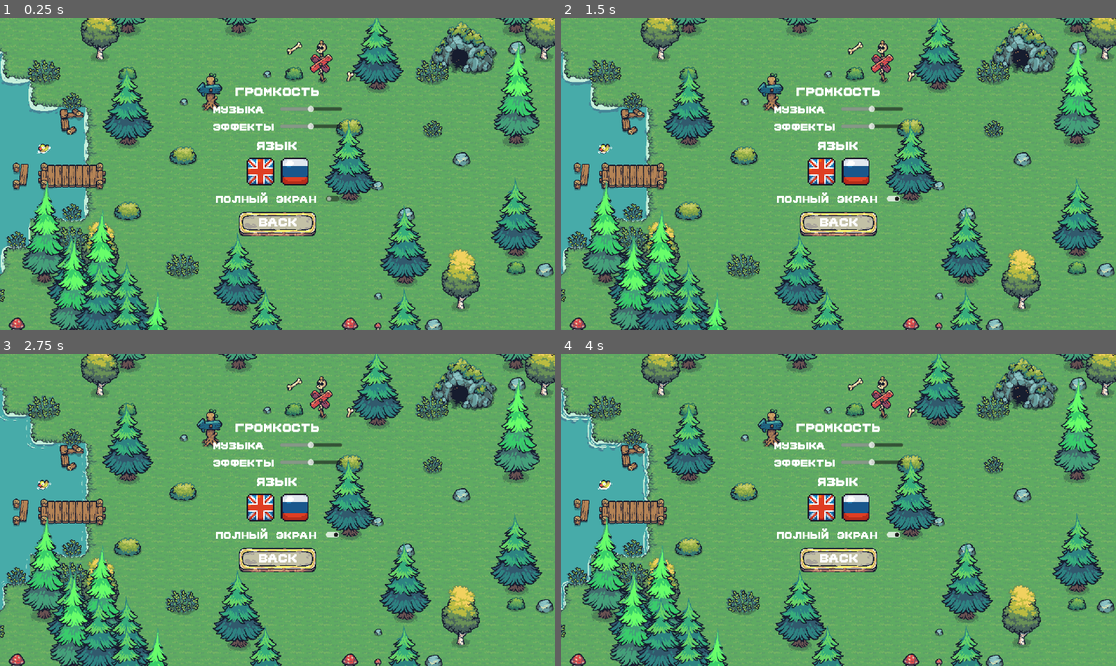
Above: before the commit, frames 1-4 (two rows, left to right).
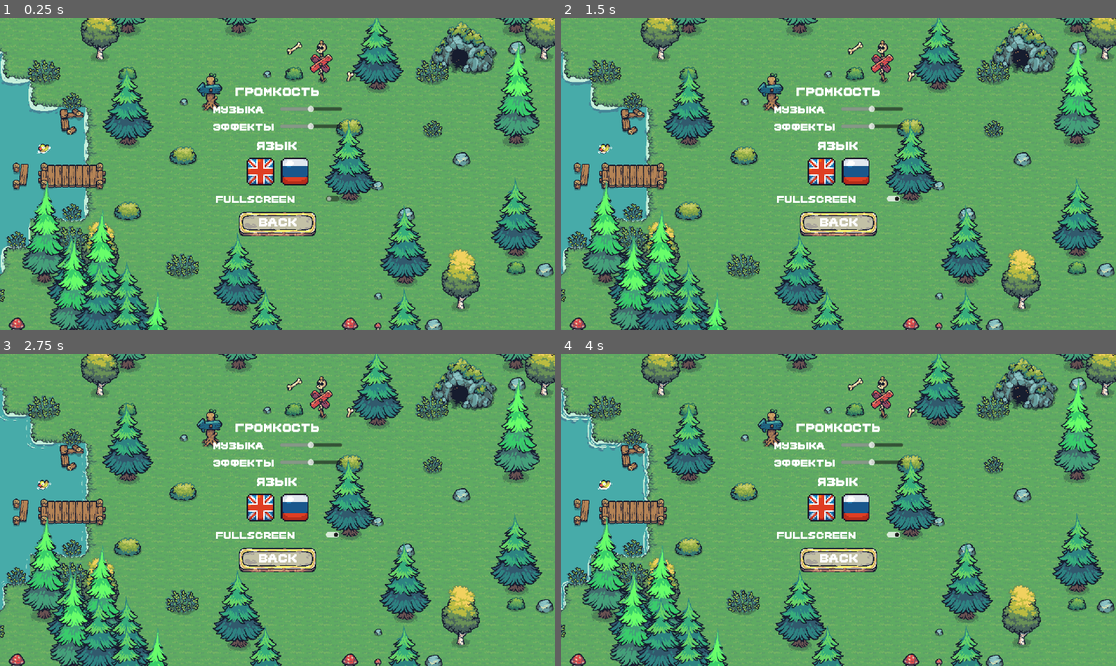
Above: after the commit, the same moments.

Repository: darkicestormteam/Fgame
Game: Godot game, scene res://scenes/mainmenu.tscn
The game is run twice, just before and just after one commit, with the same random seed, the same clock (stepped at 60 frames per second) and the same inputs.
Inputs:
- Up to frame 1 (0.25 s): no input
- Up to frame 2 (1.5 s): click "Полный экран" (after the commit: "Fullscreen") at 0.5 s; hold D (move_right) from 1.28 s (still down)
- Up to frame 3 (2.75 s): release D (move_right) at 2.03 s; hold S (move_down) from 2.03 s (still down)
- Up to frame 4 (4 s): release S (move_down) at 2.78 s; hold D (move_right) 2.78-3.53 s; hold W (move_up) from 3.53 s (still down)

The runs differ from the first frame. In frame 1, 0.2% of the frame differs, in the area x 39-57%, y 55-60%; in frame 2, 0.2%; in frame 3, 0.2%; in frame 4, 0.2%.

Commit message:
update branch

Diff:
--- a/Locales/locales.csv
+++ b/Locales/locales.csv
@@ -10,3 +10,4 @@
 lbl_sfx,SFX,Эффекты
 lbl_language,Language,язык
 btn_back,Back,назад
+btn_fullscreen,Fullscreen,Полный экран
--- a/scenes/TimerGame.tscn
+++ b/scenes/TimerGame.tscn
@@ -1,6 +1,7 @@
-[gd_scene load_steps=2 format=3 uid="uid://d15dwj5s4a5gl"]
+[gd_scene load_steps=3 format=3 uid="uid://d15dwj5s4a5gl"]
 
 [ext_resource type="Script" uid="uid://d32m1g2dcmh6v" path="res://script/timer_game.gd" id="1_j78np"]
+[ext_resource type="Script" uid="uid://811b10a95cd64a5fb6a2bc783f4667ec" path="res://script/localized_label.gd" id="40_localized"]
 
 [node name="HUD" type="CanvasLayer"]
 script = ExtResource("1_j78np")
@@ -11,6 +12,8 @@
 scale = Vector2(2, 2)
 pivot_offset = Vector2(-15, -15)
 text = "timer_label"
+script = ExtResource("40_localized")
+key = "timer_label"
 
 [node name="Timer" type="Timer" parent="."]
 autostart = true
--- a/scenes/game_over.tscn
+++ b/scenes/game_over.tscn
@@ -1,9 +1,10 @@
-[gd_scene load_steps=9 format=3 uid="uid://cjrjkoopyi22d"]
+[gd_scene load_steps=10 format=3 uid="uid://cjrjkoopyi22d"]
 
 [ext_resource type="Script" uid="uid://y0rtrumf0r6l" path="res://script/game_over.gd" id="1_xeevv"]
 [ext_resource type="Texture2D" uid="uid://clw1rp4vw1ldc" path="res://assets/Bunners/Ribbons/Ribbon_Blue_3Slides.png" id="2_wqhvx"]
 [ext_resource type="Texture2D" uid="uid://k8c3kmmnh1t4" path="res://Tiny Swords (Update 010)/UI/Buttons/Button_Red.png" id="3_racf3"]
 [ext_resource type="Texture2D" uid="uid://muocld532s2n" path="res://Tiny Swords (Update 010)/UI/Buttons/Button_Red_3Slides.png" id="4_7m3ot"]
+[ext_resource type="Script" uid="uid://811b10a95cd64a5fb6a2bc783f4667ec" path="res://script/localized_label.gd" id="40_localized"]
 
 [sub_resource type="TileSetAtlasSource" id="TileSetAtlasSource_tbwuq"]
 texture = ExtResource("2_wqhvx")
@@ -56,6 +57,8 @@
 theme_override_font_sizes/font_size = 120
 text = "game_over"
 horizontal_alignment = 1
+script = ExtResource("40_localized")
+key = "game_over"
 
 [node name="ResetGame" type="Button" parent="."]
 offset_left = 871.0
@@ -64,5 +67,7 @@
 offset_bottom = 746.0
 theme_override_font_sizes/font_size = 40
 text = "btn_reset"
+script = ExtResource("40_localized")
+key = "btn_reset"
 
 [connection signal="pressed" from="ResetGame" to="." method="_on_reset_game_pressed"]
--- a/scenes/mainmenu.tscn
+++ b/scenes/mainmenu.tscn
@@ -921,7 +921,9 @@
 theme_override_fonts/font = ExtResource("4_85riq")
 theme_override_font_sizes/font_size = 16
 theme_override_styles/focus = SubResource("StyleBoxEmpty_owq6t")
-text = "Полный экран"
+text = "btn_fullscreen"
+script = ExtResource("40_localized")
+key = "btn_fullscreen"
 
 [node name="Back" type="TextureButton" parent="MarginContainer2/VBoxContainer"]
 layout_mode = 2
--- a/script/mainmenu.gd
+++ b/script/mainmenu.gd
@@ -75,13 +75,12 @@
 
 func _update_localized_labels() -> void:
 	# Находим все Label с скриптом localized_label и обновляем их текст
+	for node in $MarginContainer2/VBoxContainer.get_children():
+		if node.has_method("update_text"):
+			node.update_text()
 	for node in $MarginContainer2/VBoxContainer/HBoxContainer.get_children():
 		if node.has_method("update_text"):
 			node.update_text()
 	for node in $MarginContainer2/VBoxContainer/HBoxContainer2.get_children():
 		if node.has_method("update_text"):
 			node.update_text()
-	# Обновляем метку языка
-	var language_label = $MarginContainer2/VBoxContainer/Label2
-	if language_label.has_method("update_text"):
-		language_label.update_text()
Not shown, changed: .gitignore
